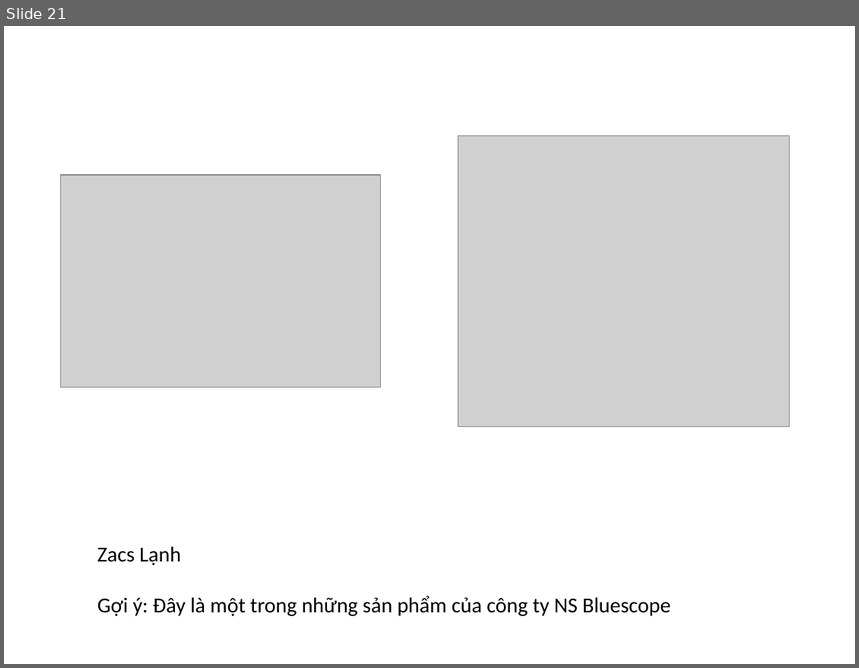
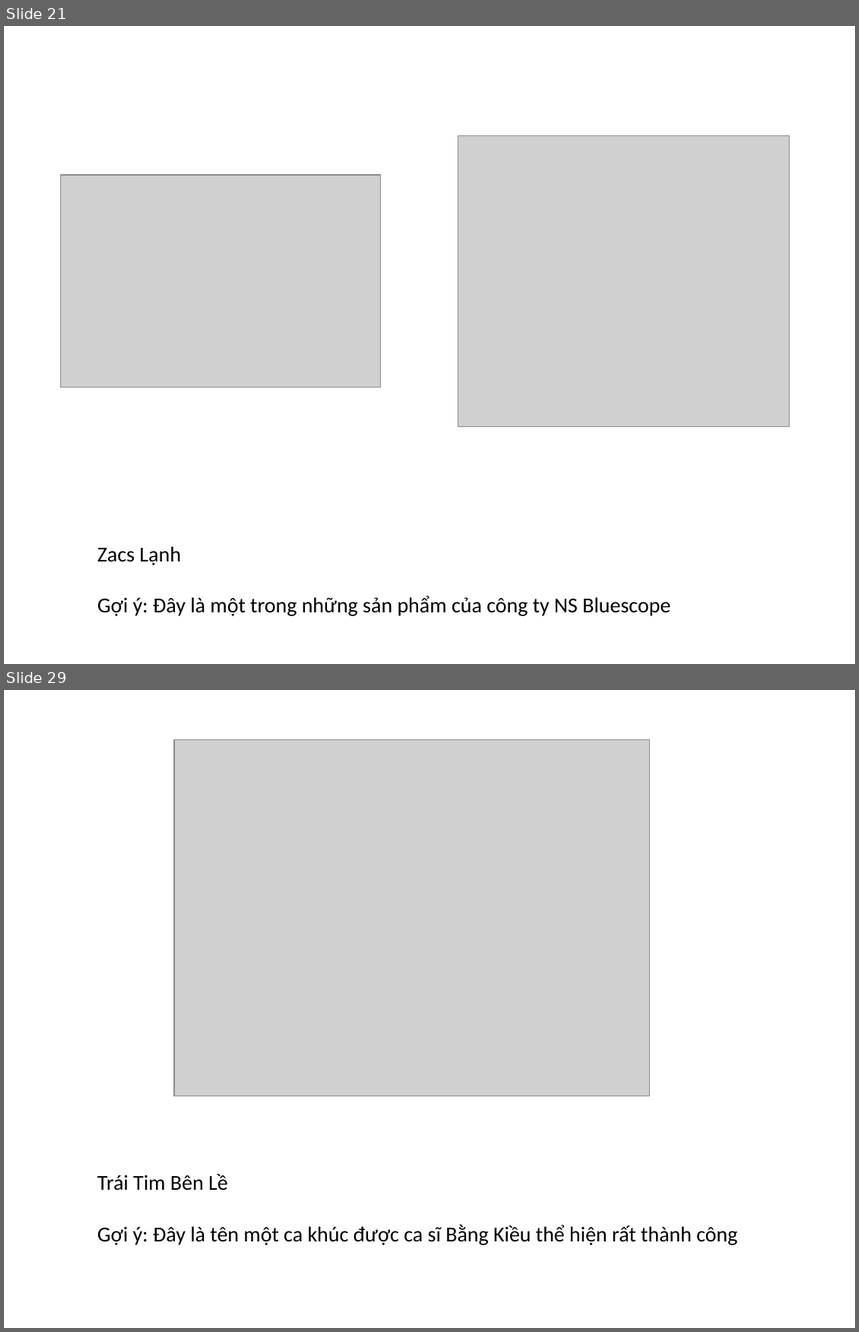
Before and after one commit to takazamy/game-turn-card, a slide deck: Requirement/Data.pptx. Shown one above the other, each under a label of ours: slide 21 before the commit, slides 21 and 29 after it; the slides between them are not shown. The pictures are 859x668 and 859x1332 pixels, drawn with LibreOffice and Linux fonts; fonts in the diff are those of the drawing; grey boxes stand for pictures. Boxes give left, top, right and bottom in pixels: in the first picture for what was removed or moved away, otherwise in the second. Text is boxed around its words. In the diff, an @@ line names an element or a change of style, - is before the commit and + after.

```diff
--- a/Requirement/Data.pptx
+++ b/Requirement/Data.pptx
@@ slide 29 added at (x1=4, y1=690, x2=855, y2=1328), background #FFFFFF @@
@@ picture added at (x1=174, y1=739, x2=649, y2=1096) @@
@@ text added at (x1=97, y1=1174, x2=737, y2=1246), 18 pt, text #000000 @@
+Trái Tim Bên Lề
+Gợi ý: Đây là tên một ca khúc được ca sĩ Bằng Kiều thể hiện rất thành công
```
Also in this commit, not shown: 1 slide changed, 7 other slides added.
